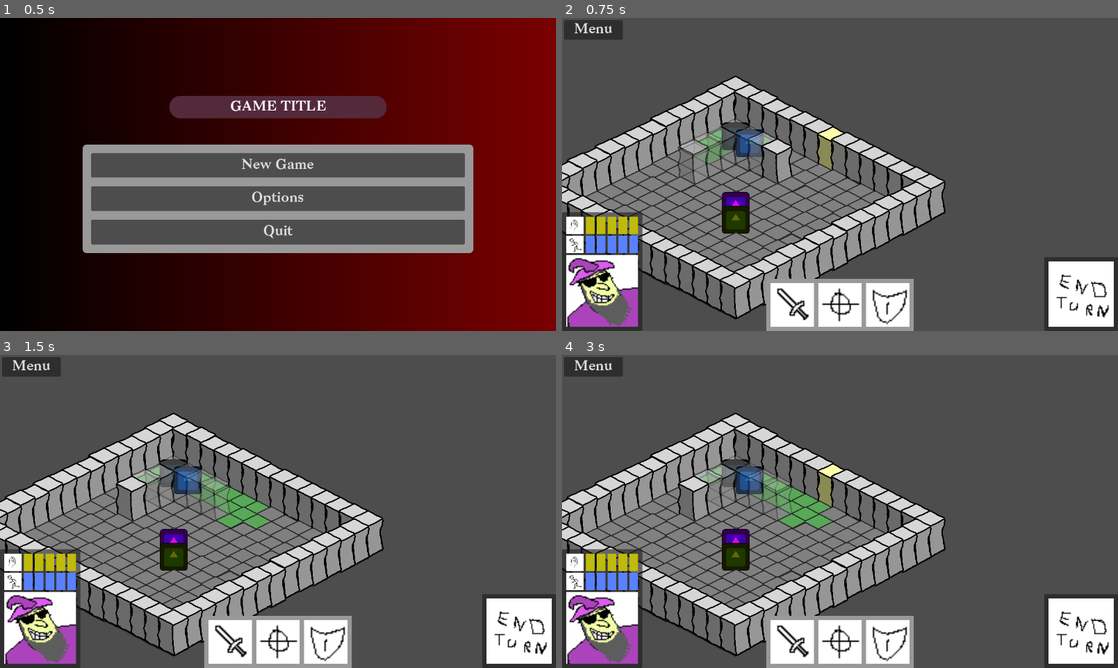
Above: before the commit, frames 1-4 (two rows, left to right).
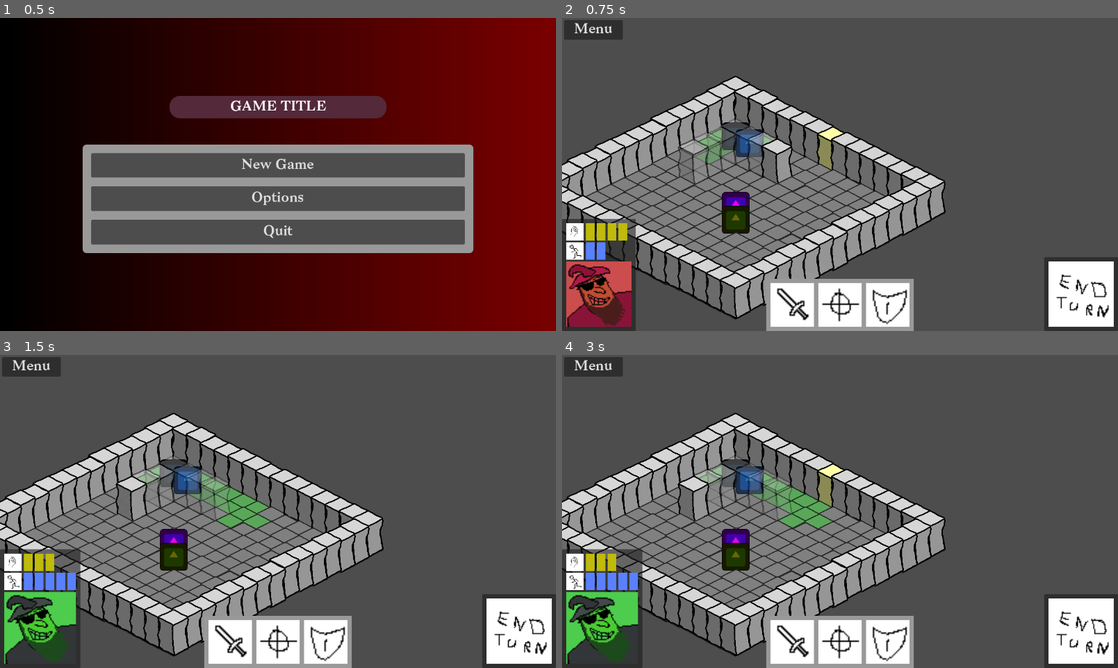
Above: after the commit, the same moments.

Repository: CiaranWoodward/LD57
Game: Godot game, scene res://scenes/main.tscn
The game is run twice, just before and just after one commit, with the same random seed, the same clock (stepped at 60 frames per second) and the same inputs. The engine's default icon, where the game draws it, is replaced by a stand-in: a white triangle on a blue panel in a dark square. Sound files missing from this copy of the repository are replaced by a short silence.
Inputs (mouse positions are in pixels of both pictures, inside the frame that each line leads up to):
- Up to frame 1 (0.5 s): no input
- Up to frame 2 (0.75 s): click "New Game" at 0.5 s
- Up to frame 3 (1.5 s): click (517, 630) at 1.25 s
- Up to frame 4 (3 s): click "Menu" at 2 s; click "Resume" at 2.75 s

Frame 1 is identical in both runs. In frame 2, 4.2% of the frame differs, in the area x 0-15%, y 62-100%; in frame 3, 3.0%; in frame 4, 3.0%.

Commit message:
Implement HUD updates for player activation and action points management
- Added functionality to update the HUD with the currently selected player in GameController.
- Introduced methods in HUD to manage action and movement points display.
- Ensured proper signal connections and disconnections for active players to reflect changes in the UI.

Diff:
--- a/Level/GameController.gd
+++ b/Level/GameController.gd
@@ -122,6 +122,10 @@
 		# Visual feedback for selection would be implemented here
 		emit_signal("player_activated", entity)
 
+		# Update the HUD with the selected player
+		if Global.hud:
+			Global.hud.set_active_player(entity)
+
 		# Highlight movement range for the selected entity
 		highlight_movement_range(entity)
 
@@ -231,6 +235,10 @@
 		selected_entity = character
 		emit_signal("player_activated", character)
 
+		# Update the HUD with the current player
+		if Global.hud:
+			Global.hud.set_active_player(character)
+
 # Event handler for when a turn ends for a character
 func _on_turn_ended(character):
 	print("GameController: Character " + character.entity_name + " turn ended")
@@ -238,6 +246,10 @@
 	# If this was a player entity, deselect it
 	if character in player_entities and selected_entity == character:
 		selected_entity = null
+
+		# Clear the active player in the HUD
+		if Global.hud and Global.hud.current_player == character:
+			Global.hud.set_active_player(null)
 
 # Event handler for when a group starts its turns
 func _on_group_turns_started(group_name):
--- a/UI/hud.gd
+++ b/UI/hud.gd
@@ -2,6 +2,9 @@
 class_name HUD
 
 signal PauseMenu
+
+# Reference to the current active player
+var current_player: PlayerEntity = null
 
 func _ready() -> void:
 	Global.hud = self
@@ -11,3 +14,96 @@
 
 func get_end_turn_button():
 	return $End/EndMargin/EndButton
+
+# Updates the UI to show the current player's action points
+func update_action_points(current: int, maximum: int) -> void:
+	# Get all action point indicators
+	var action_containers = $Info/InfoMargin/InfoVBox/ActHBox.get_children()
+
+	# Skip the first child (it's the texture rect icon)
+	for i in range(1, action_containers.size()):
+		# i-1 is the index without the icon
+		var point_index = i - 1
+
+		# Check if this point should be active
+		if point_index < current:
+			action_containers[i].modulate = Color(1, 1, 1, 1) # Fully visible
+		else:
+			action_containers[i].modulate = Color(1, 1, 1, 0.3) # Dimmed
+
+		# Hide the points beyond the maximum
+		action_containers[i].visible = point_index < maximum
+
+# Updates the UI to show the current player's movement points
+func update_movement_points(current: int, maximum: int) -> void:
+	# Get all movement point indicators
+	var move_containers = $Info/InfoMargin/InfoVBox/MoveHBox.get_children()
+
+	# Skip the first child (it's the texture rect icon)
+	for i in range(1, move_containers.size()):
+		# i-1 is the index without the icon
+		var point_index = i - 1
+
+		# Check if this point should be active
+		if point_index < current:
+			move_containers[i].modulate = Color(1, 1, 1, 1) # Fully visible
+		else:
+			move_containers[i].modulate = Color(1, 1, 1, 0.3) # Dimmed
+
+		# Hide the points beyond the maximum
+		move_containers[i].visible = point_index < maximum
+
+# Called when a player is activated - should be called by GameController
+func set_active_player(player: PlayerEntity) -> void:
+	# Disconnect from previous player if exists
+	if current_player:
+		if current_player.is_connected("action_points_changed", Callable(self, "update_action_points")):
+			current_player.disconnect("action_points_changed", Callable(self, "update_action_points"))
+		if current_player.is_connected("movement_points_changed", Callable(self, "update_movement_points")):
+			current_player.disconnect("movement_points_changed", Callable(self, "update_movement_points"))
+
+	# Store reference to the new player
+	current_player = player
+
+	if player:
+		# Connect to the new player's signals
+		current_player.connect("action_points_changed", update_action_points)
+		current_player.connect("movement_points_changed", update_movement_points)
+
+		# Update the UI immediately with current values
+		update_action_points(player.action_points, player.max_action_points)
+		update_movement_points(player.movement_points, player.max_movement_points)
+
+		# Update character image
+		update_character_image(player)
+	else:
+		# Clear UI if no player is active
+		update_action_points(0, 0)
+		update_movement_points(0, 0)
+
+		# Reset character image
+		var image = $Info/InfoMargin/InfoVBox/CharImage
+		image.self_modulate = Color(1.0, 1.0, 1.0, 0.5) # Dim the character image
+
+# Updates the character image based on the player type
+func update_character_image(player: PlayerEntity) -> void:
+	var image = $Info/InfoMargin/InfoVBox/CharImage
+
+	# Since we only have one generic face image for now, use it for all players
+	# but tint it based on player type to provide visual distinction
+	if player is HeavyPlayer:
+		image.texture = preload("res://images/image_face.png")
+		image.self_modulate = Color(0.8, 0.3, 0.3, 1.0)  # Reddish tint for Heavy
+	elif player is ScoutPlayer:
+		image.texture = preload("res://images/image_face.png")
+		image.self_modulate = Color(0.3, 0.8, 0.3, 1.0)  # Greenish tint for Scout
+	elif player is SupportPlayer:
+		image.texture = preload("res://images/image_face.png")
+		image.self_modulate = Color(0.3, 0.3, 0.8, 1.0)  # Bluish tint for Support
+	elif player is MedicPlayer:
+		image.texture = preload("res://images/image_face.png")
+		image.self_modulate = Color(0.8, 0.8, 0.3, 1.0)  # Yellowish tint for Medic
+	else:
+		# Default for any other player type
+		image.texture = preload("res://images/image_face.png")
+		image.self_modulate = Color(1.0, 1.0, 1.0, 1.0)  # No tint
